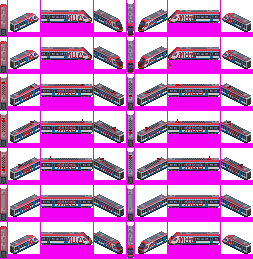
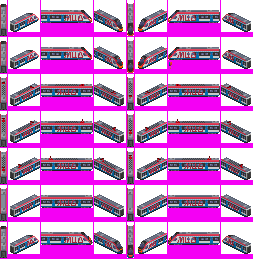
Revision of a layered 253px x 259px image; what changed, layer by layer:
painted on "head" over [1, 4, 243, 36]
painted on "wag" over [21, 201, 240, 211]
painted on "head e" over [1, 41, 243, 73]
painted on "mot d" over [21, 90, 240, 100]
painted on "mot" over [21, 127, 240, 137]
painted on "wag mot 2" over [21, 164, 240, 174]
painted on "head fake" over [1, 226, 243, 255]
